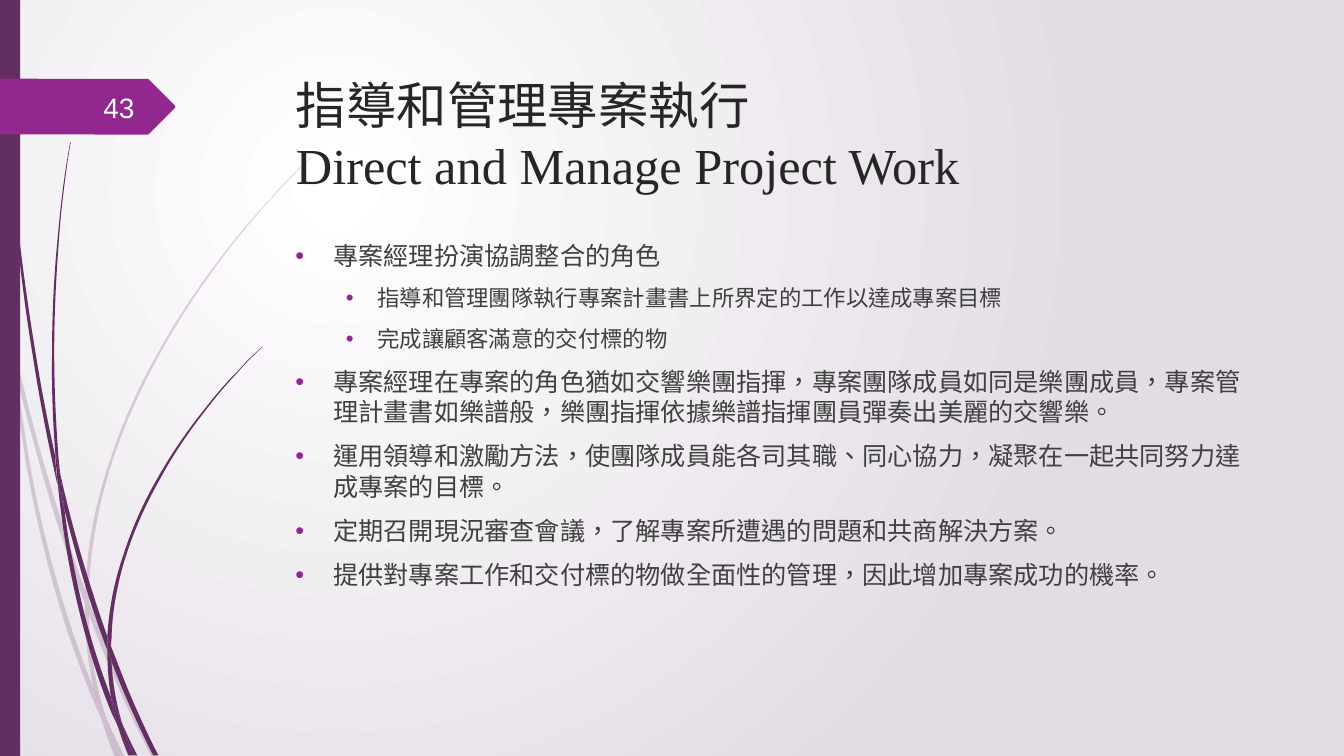
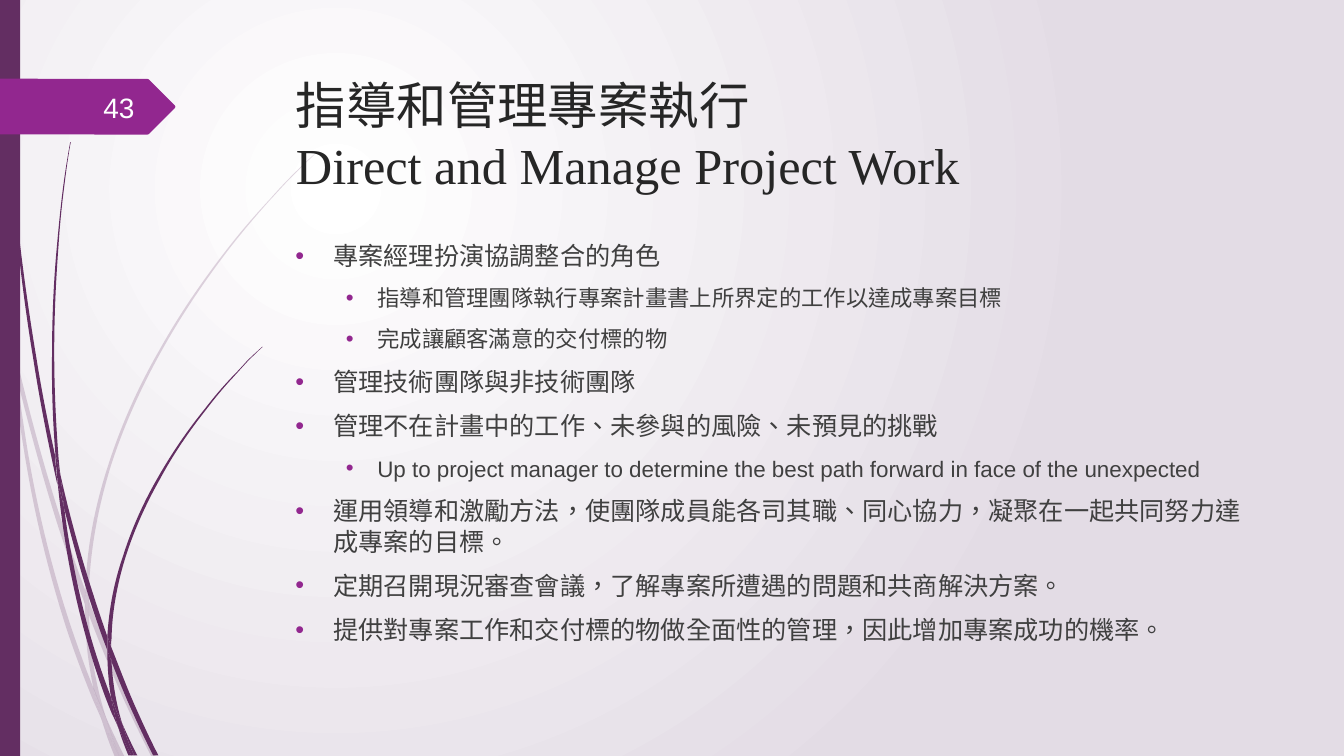
Before and after one commit to ywdeng/uscojywdeng, a slide deck: slide 43 of src/assets/1091/ProjectManagement/CH05/05.pptx. Drawn at 1344x756 pixels with LibreOffice and Linux fonts; fonts in the diff are those of the drawing. Boxes give left, top, right and bottom in pixels: in the first picture for what was removed or moved away, otherwise in the second. Text is boxed around its words. In the diff, an @@ line names an element or a change of style, - is before the commit and + after.

```diff
--- a/src/assets/1091/ProjectManagement/CH05/05.pptx
+++ b/src/assets/1091/ProjectManagement/CH05/05.pptx
@@ text at (x1=333, y1=370, x2=1201, y2=482): text changed; size 18 to 16 pt @@
-• 專案經理在專案的角色猶如交響樂團指揮，專案團隊成員如同是樂團成員，專案管理計畫書如樂譜般，樂團指揮依據樂譜指揮團員彈奏出美麗的交響樂。
+• 管理技術團隊與非技術團隊
+• 管理不在計畫中的工作、未參與的風險、未預見的挑戰
+  • Up to project manager to determine the best path forward in face of the unexpected
```
Also in this commit, not shown: 6 other slides changed, 7 slides added, 3 other files.
